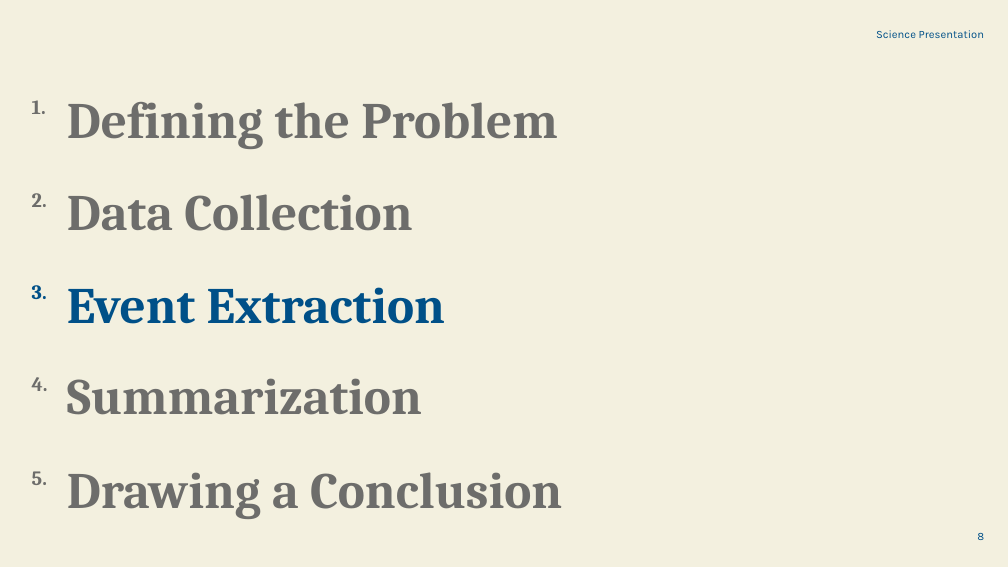
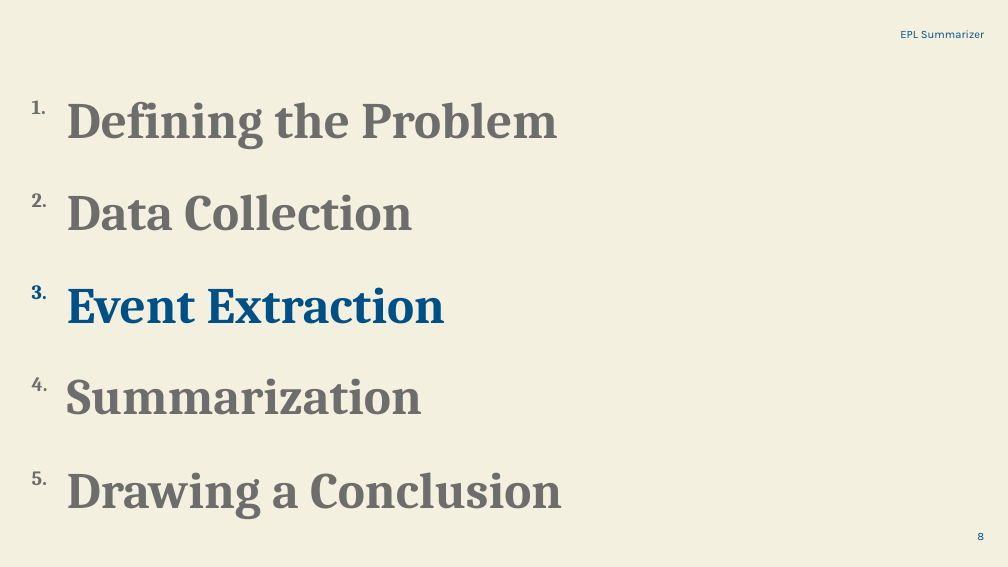
Before and after one commit to tquach48/EPL_AI_Summarizer, a slide deck: slide 8 of EPL_Insight__Short-Form_Match_Summarization___Extraction.pptx. Drawn at 1008x567 pixels with LibreOffice and Linux fonts; fonts in the diff are those of the drawing. Boxes give left, top, right and bottom in pixels: in the first picture for what was removed or moved away, otherwise in the second. Text is boxed around its words. In the diff, an @@ line names an element or a change of style, - is before the commit and + after.

```diff
--- a/EPL_Insight__Short-Form_Match_Summarization___Extraction.pptx
+++ b/EPL_Insight__Short-Form_Match_Summarization___Extraction.pptx
@@ text at (x1=900, y1=30, x2=984, y2=38): text changed @@
-Science Presentation
+EPL Summarizer
```
Also in this commit, not shown: 4 other slides changed.
